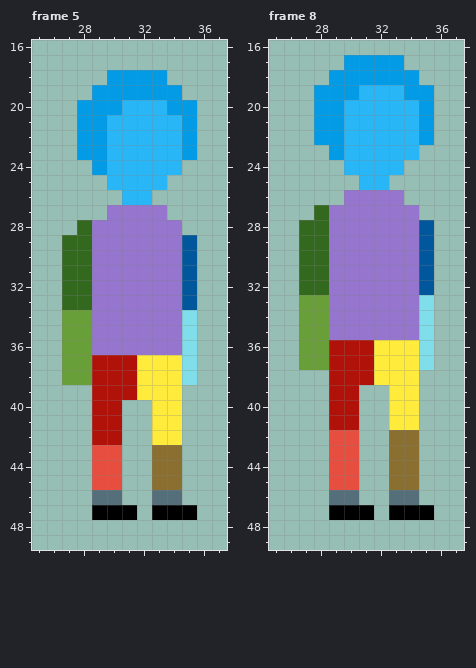
Pixel-art file -- The Fallen Guardian/Assets/Art/Characters/Player/Idle/Player_Idle_Right.aseprite. The picture above was drawn from the file before the commit.
64x64 pixels, 8 frames. Shown: frame 5: x 25..37, y 16..49; frame 8: x 25..37, y 16..49. The commit also changed other frames, which this record leaves out.
New version:
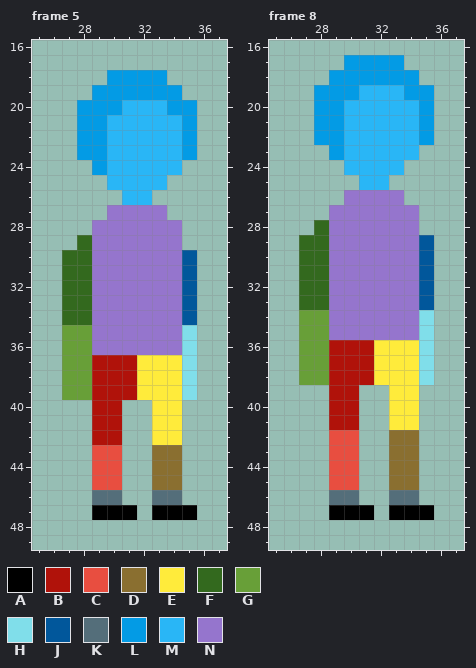
Palette (. is transparent): A #000000  B #b0120a  C #e84e40  D #8a6f30  E #ffeb3b  F #33691e  G #689f38  H #80deea  J #01579b  K #546e7a  L #039be5  M #29b6f6  N #9575cd
What changed:
--- frame 5, layers "Parts/Left Arm", "Parts/Right Arm"
@@ x 25..37 @@
 27 .....NNNN....
-28 ...FNNNNNN...
-29 ..FFNNNNNNJ..
+28 ....NNNNNN...
+29 ...FNNNNNN...
 30 ..FFNNNNNNJ..
@@ x 25..37 @@
 33 ..FFNNNNNNJ..
-34 ..GGNNNNNNH..
+34 ..FFNNNNNNJ..
 35 ..GGNNNNNNH..
@@ x 25..37 @@
 38 ..GGBBBEEEH..
-39 ....BBBEEE...
+39 ..GGBBBEEEH..
 40 ....BB..EE...
--- frame 8, layers "Parts/Left Arm", "Parts/Right Arm"
@@ x 25..37 @@
 26 .....NNNN....
-27 ...FNNNNNN...
-28 ..FFNNNNNNJ..
+27 ....NNNNNN...
+28 ...FNNNNNN...
 29 ..FFNNNNNNJ..
@@ x 25..37 @@
 32 ..FFNNNNNNJ..
-33 ..GGNNNNNNH..
+33 ..FFNNNNNNJ..
 34 ..GGNNNNNNH..
@@ x 25..37 @@
 37 ..GGBBBEEEH..
-38 ....BBBEEE...
+38 ..GGBBBEEEH..
 39 ....BB..EE...
Boxes around the changes in both pictures, in picture pixels (x1, y1, x2, y2):
erased: (62, 220, 92, 250)
erased: (182, 235, 197, 250)
changed: (62, 310, 92, 400)
changed: (182, 310, 197, 400)
changed: (299, 205, 329, 310)
changed: (419, 220, 434, 310)
added: (299, 370, 329, 385)
added: (419, 370, 434, 385)
